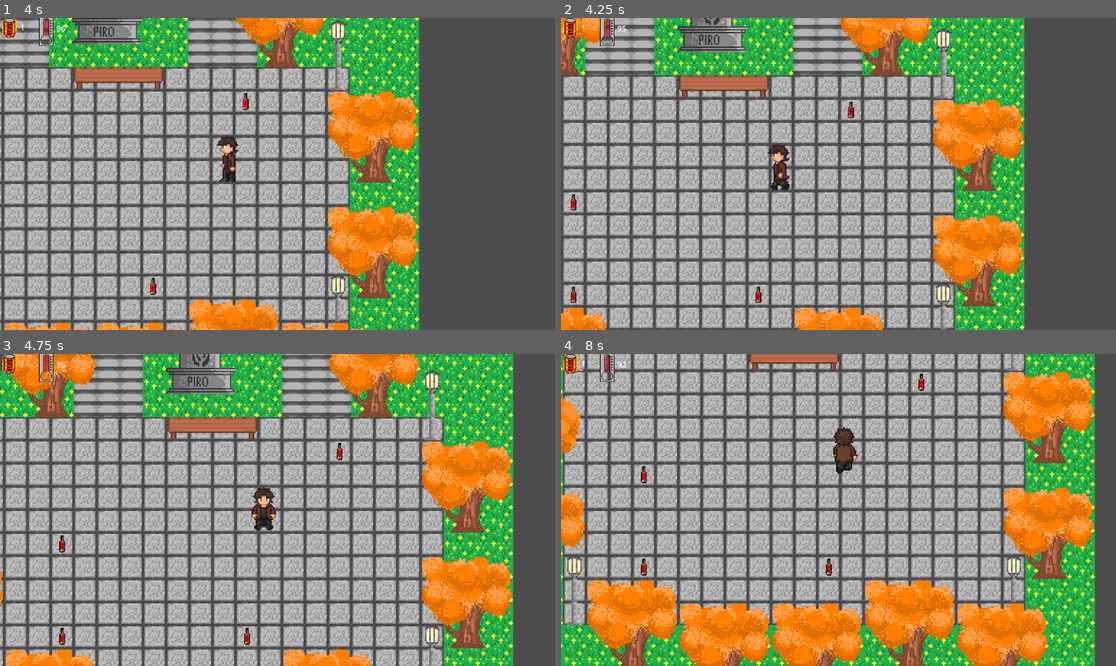
Above: before the commit, frames 1-4 (two rows, left to right).
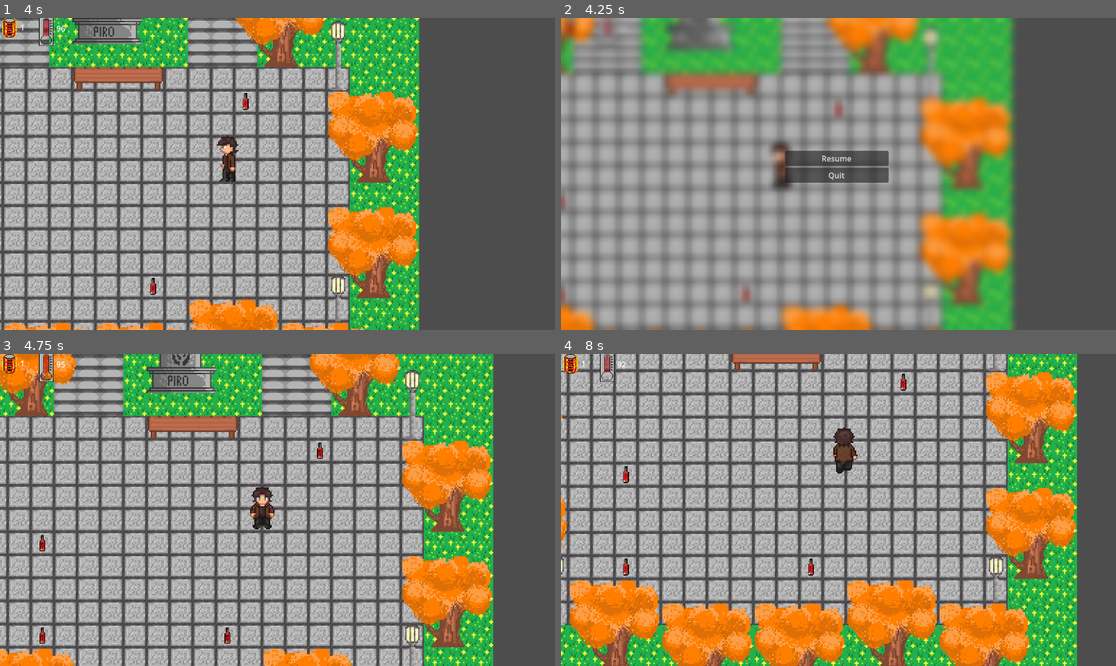
Above: after the commit, the same moments.

Repository: KirillMitjurin/gamejam2025scratch
Game: Godot game, scene res://scenes/player_test.tscn
The game is run twice, just before and just after one commit, with the same random seed, the same clock (stepped at 60 frames per second) and the same inputs.
Inputs (mouse positions are in pixels of both pictures, inside the frame that each line leads up to):
- Up to frame 1 (4 s): tap Enter at 0.5 s; move the mouse to (399, 158) at 0.52 s; hold Right (ui_right) 0.53-1.28 s; move the mouse to (166, 189) at 1.27 s; hold Down (ui_down) 1.28-2.03 s; move the mouse to (333, 105) at 2.02 s; hold Right (ui_right) 2.03-2.78 s; move the mouse to (249, 236) at 2.77 s; hold Up (ui_up) 2.78-3.53 s; move the mouse to (444, 220) at 3.52 s; hold Left (ui_left) from 3.53 s (still down)
- Up to frame 2 (4.25 s): keep holding Left (ui_left); tap Escape (pause, bound only after the commit) at 4.15 s
- Up to frame 3 (4.75 s): release Left (ui_left) at 4.25 s; click (277, 494) at 4.25 s, where only the run after the commit has a clickable "Resume"
- Up to frame 4 (8 s): move the mouse to (672, 463) at 5.02 s; hold Left (ui_left) 5.03-5.78 s; move the mouse to (866, 510) at 5.77 s; hold Down (ui_down) 5.78-6.53 s; move the mouse to (755, 432) at 6.52 s; hold Right (ui_right) 6.53-7.28 s; move the mouse to (960, 494) at 7.27 s; hold Up (ui_up) from 7.28 s (still down)

Frame 1 is identical in both runs. In frame 2, 57% of the frame differs, in the area x 0-84%, y 0-100%; in frame 3, 55%; in frame 4, 54%.

Commit message:
pause menu

Diff:
--- /dev/null
+++ b/objects/UI/pause_menu.gd
@@ -0,0 +1,10 @@
+extends Control
+
+@onready var main = $"../../"
+
+func _on_resume_pressed() -> void:
+	main.pauseMenu()
+
+
+func _on_quit_pressed() -> void:
+	get_tree().quit()
--- /dev/null
+++ b/objects/UI/pause_menu.gdshader
@@ -0,0 +1,14 @@
+shader_type canvas_item;
+
+uniform sampler2D screen_texture : hint_screen_texture, filter_linear_mipmap;
+uniform float amount: hint_range(0.0, 5.0);
+
+void fragment() {
+	vec4 color = textureLod(screen_texture, SCREEN_UV, amount);
+	COLOR = color;
+}
+
+//void light() {
+//	// Called for every pixel for every light affecting the CanvasItem.
+//	// Uncomment to replace the default light processing function with this one.
+//}
--- /dev/null
+++ b/objects/UI/pause_menu.tscn
@@ -0,0 +1,48 @@
+[gd_scene load_steps=4 format=3 uid="uid://dd2eydoqvhmvo"]
+
+[ext_resource type="Script" uid="uid://dj1ll10c4u327" path="res://objects/UI/pause_menu.gd" id="1_lauum"]
+[ext_resource type="Shader" uid="uid://byrv537rgwu0j" path="res://objects/UI/pause_menu.gdshader" id="2_nkf5q"]
+
+[sub_resource type="ShaderMaterial" id="ShaderMaterial_mebg1"]
+shader = ExtResource("2_nkf5q")
+shader_parameter/amount = 3.0000001425
+
+[node name="PauseMenu" type="Control"]
+layout_mode = 3
+anchors_preset = 15
+anchor_right = 1.0
+anchor_bottom = 1.0
+offset_right = -923.0
+offset_bottom = -565.0
+grow_horizontal = 2
+grow_vertical = 2
+script = ExtResource("1_lauum")
+
+[node name="ColorRect" type="ColorRect" parent="."]
+material = SubResource("ShaderMaterial_mebg1")
+layout_mode = 0
+offset_left = -1915.0
+offset_top = -1249.0
+offset_right = 2030.0
+offset_bottom = 1322.0
+
+[node name="PanelContainer" type="MarginContainer" parent="."]
+layout_mode = 0
+offset_left = 3.0
+offset_top = 4.0
+offset_right = 218.0
+offset_bottom = 84.0
+
+[node name="VBoxContainer" type="VBoxContainer" parent="PanelContainer"]
+layout_mode = 2
+
+[node name="Resume" type="Button" parent="PanelContainer/VBoxContainer"]
+layout_mode = 2
+text = "Resume"
+
+[node name="Quit" type="Button" parent="PanelContainer/VBoxContainer"]
+layout_mode = 2
+text = "Quit"
+
+[connection signal="pressed" from="PanelContainer/VBoxContainer/Resume" to="." method="_on_resume_pressed"]
+[connection signal="pressed" from="PanelContainer/VBoxContainer/Quit" to="." method="_on_quit_pressed"]
--- a/objects/tilemaps/game_scene.gd
+++ b/objects/tilemaps/game_scene.gd
@@ -1,11 +1,21 @@
 extends Node2D
 
+@onready var pause_menu = $CanvasLayer/PauseMenu
+var paused = false
 
-# Called when the node enters the scene tree for the first time.
 func _ready() -> void:
-	pass # Replace with function body.
+	pause_menu.hide()
 
+func _process(delta: float) -> void:
+	if Input.is_action_just_pressed("pause"):
+		pauseMenu()
 
-# Called every frame. 'delta' is the elapsed time since the previous frame.
-func _process(delta: float) -> void:
-	pass
+func pauseMenu():
+	if paused:
+		pause_menu.hide()
+		Engine.time_scale = 1
+	else:
+		pause_menu.show()
+		Engine.time_scale = 0
+
+	paused = !paused
--- a/project.godot
+++ b/project.godot
@@ -58,6 +58,11 @@
 , Object(InputEventKey,"resource_local_to_scene":false,"resource_name":"","device":-1,"window_id":0,"alt_pressed":false …(183 unchanged characters)…
 ]
 }
+pause={
+"deadzone": 0.2,
+"events": [Object(InputEventKey,"resource_local_to_scene":false,"resource_name":"","device":-1,"window_id":0,"alt_pressed":false,"shift_pressed":false,"ctrl_pressed":false,"meta_pressed":false,"pressed":false,"keycode":0,"physical_keycode":4194305,"key_label":0,"unicode":0,"location":0,"echo":false,"script":null)
+]
+}
 
 [rendering]
 
--- a/scenes/player_test.tscn
+++ b/scenes/player_test.tscn
@@ -6,6 +6,7 @@
 [ext_resource type="PackedScene" uid="uid://ki1c4iay5h2v" path="res://objects/tilemaps/objects.tscn" id="2_2ue4q"]
 [ext_resource type="PackedScene" uid="uid://mrxfvhu3qygw" path="res://objects/player/player_hud.tscn" id="2_4fwf8"]
 [ext_resource type="Script" uid="uid://bcus32sb27hu1" path="res://objects/player/player.gd" id="2_6p80c"]
+[ext_resource type="PackedScene" uid="uid://dd2eydoqvhmvo" path="res://objects/UI/pause_menu.tscn" id="7_dxymg"]
 
 [node name="player_test" type="Node2D"]
 script = ExtResource("1_2ue4q")
@@ -31,3 +32,10 @@
 [node name="CanvasLayer" type="CanvasLayer" parent="."]
 
 [node name="PlayerHud" parent="CanvasLayer" instance=ExtResource("2_4fwf8")]
+
+[node name="PauseMenu" parent="CanvasLayer" instance=ExtResource("7_dxymg")]
+visible = false
+offset_left = 462.0
+offset_top = 272.0
+offset_right = -465.0
+offset_bottom = -298.0
Not shown, added: objects/UI/pause_menu.gd.uid
Not shown, added: objects/UI/pause_menu.gdshader.uid
Not shown: 1 places in scenes/player_test.tscn that only renumber resources
